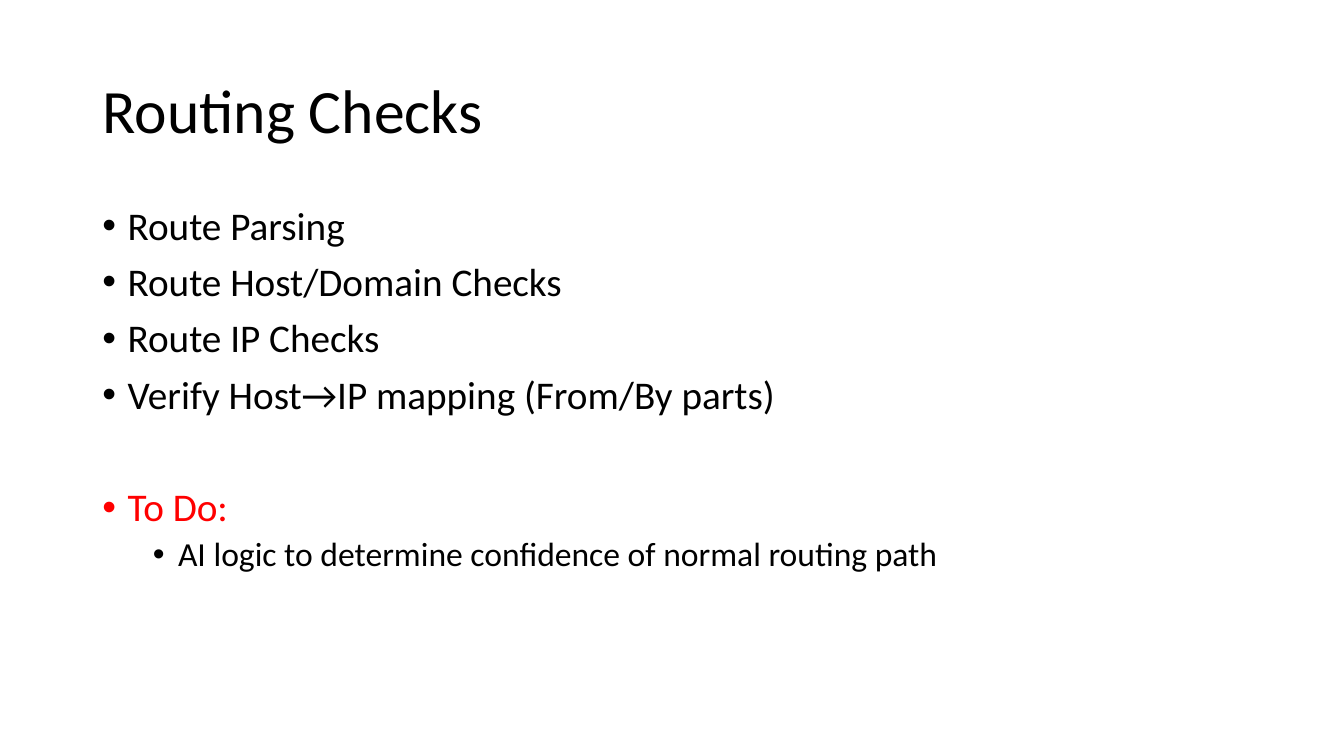
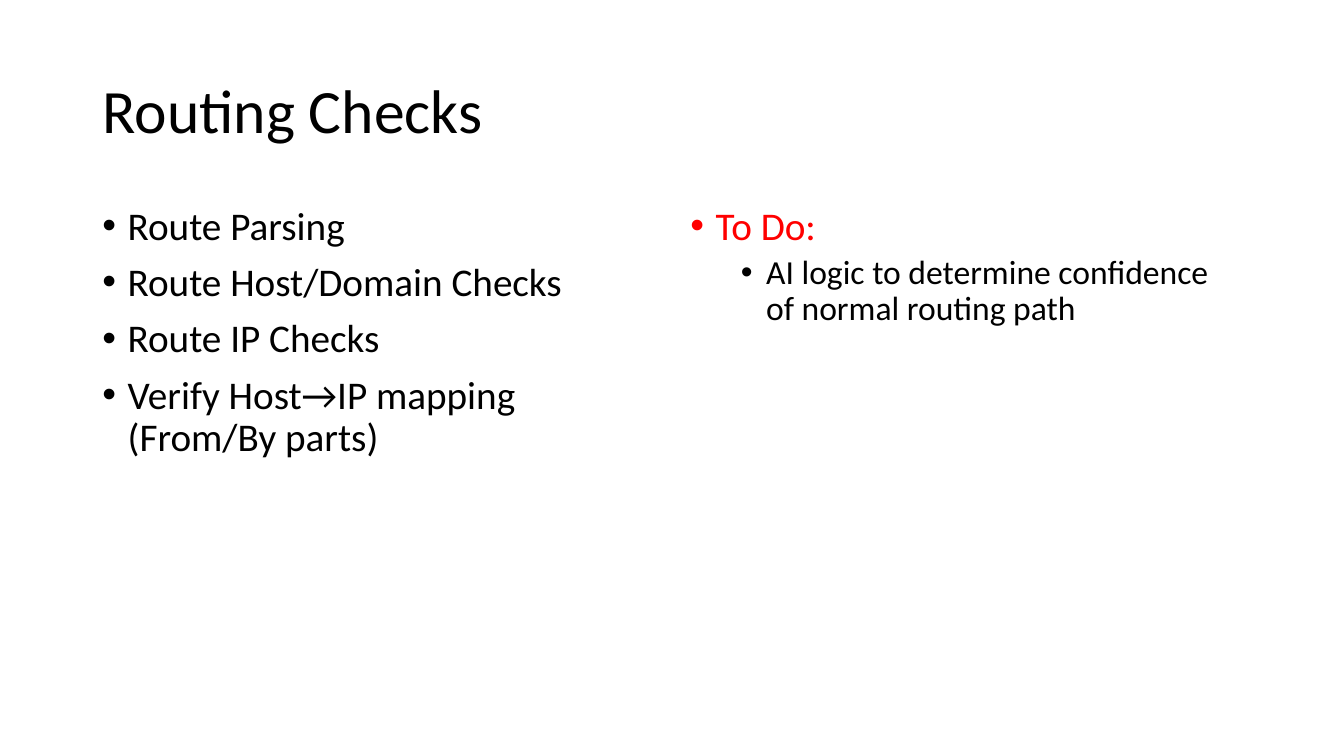
Before and after one commit to CodeChex/OutlookSafetyChecks, a slide deck: slide 8 of Outlook Safety Check.pptx. Drawn at 1344x756 pixels with LibreOffice and Linux fonts; fonts in the diff are those of the drawing. Boxes give left, top, right and bottom in pixels: in the first picture for what was removed or moved away, otherwise in the second. Text is boxed around its words. In the diff, an @@ line names an element or a change of style, - is before the commit and + after.

```diff
--- a/Outlook Safety Check.pptx
+++ b/Outlook Safety Check.pptx
@@ text added at [716,215,1208,326], 24 pt, text #000000 @@
+• To Do:
+  • AI logic to determine confidence of normal routing path
@@ text at [128,496,937,572]: paragraphs removed @@
-• To Do:
-  • AI logic to determine confidence of normal routing path
```
Also in this commit, not shown: 8 other slides changed, 22 other files.
